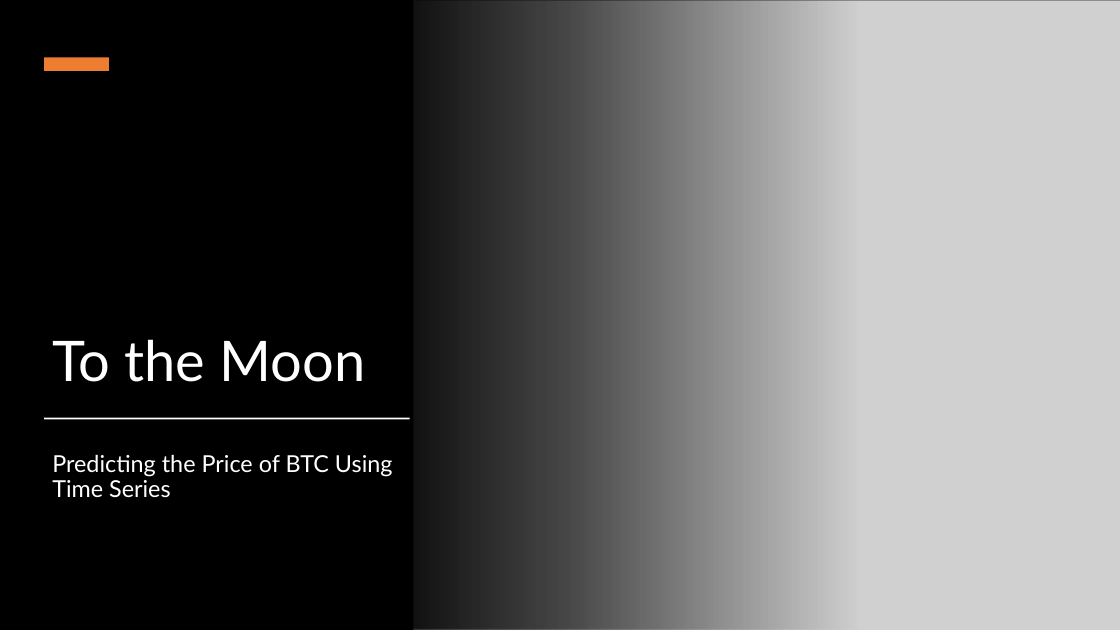
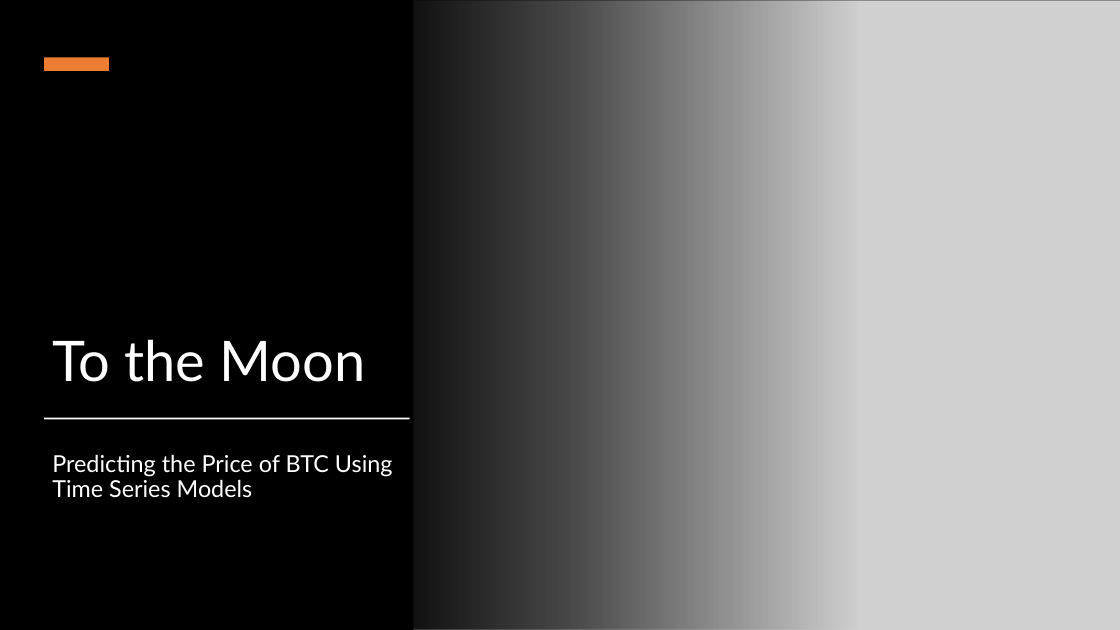
Before and after one commit to rw417/to_the_moon, a slide deck: slide 1 of 30_results/To the Moon.pptx. Drawn at 1120x630 pixels with LibreOffice and Linux fonts; fonts in the diff are those of the drawing; grey boxes stand for pictures. Boxes give left, top, right and bottom in pixels: in the first picture for what was removed or moved away, otherwise in the second. Text is boxed around its words. In the diff, an @@ line names an element or a change of style, - is before the commit and + after.

```diff
--- a/30_results/To the Moon.pptx
+++ b/30_results/To the Moon.pptx
@@ subtitle at (x1=52, y1=454, x2=393, y2=498): text changed @@
-Predicting the Price of BTC Using Time Series
+Predicting the Price of BTC Using Time Series Models
```
Also in this commit, not shown: 3 other files.
